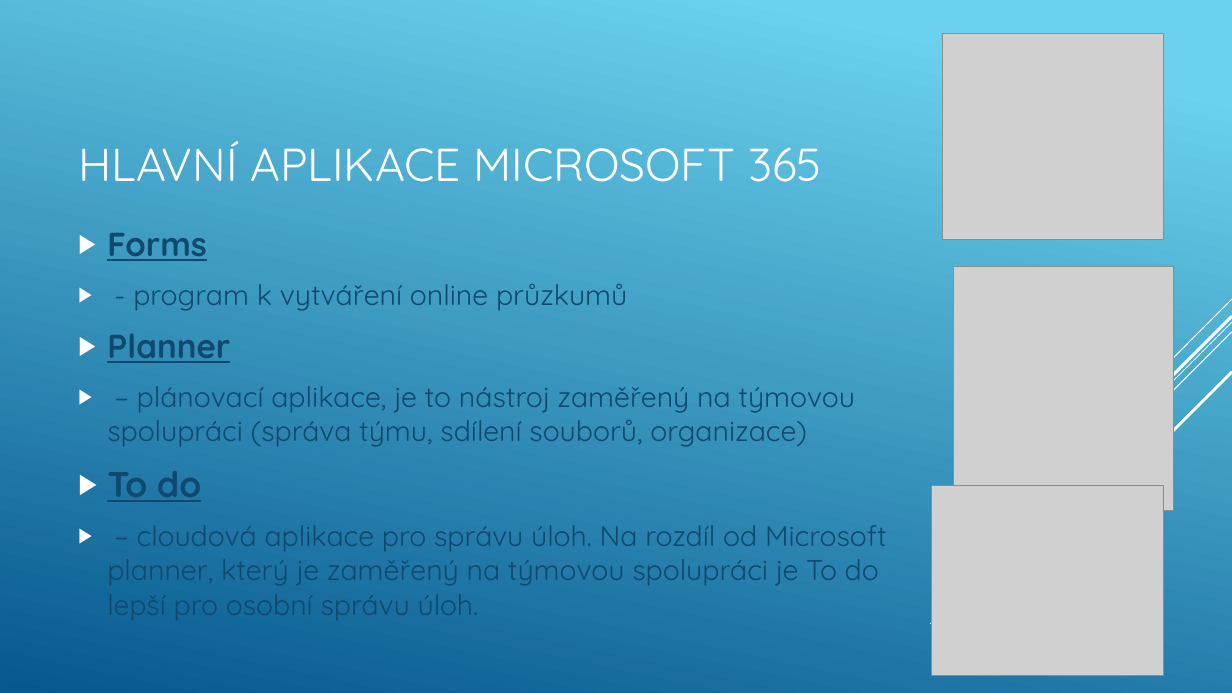
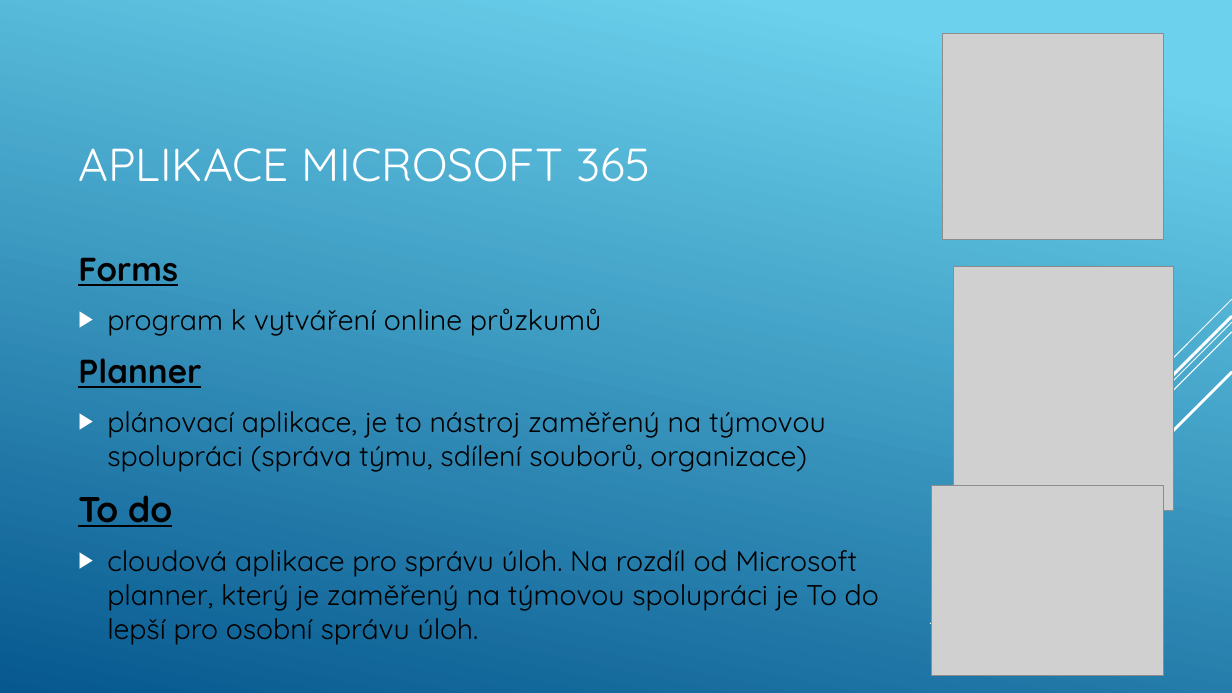
Before and after one commit to machacekadam/Office-365-a-jeho-mo-nosti, a slide deck: slide 16 of Machacek.pptx. Drawn at 1232x693 pixels with LibreOffice and Linux fonts; fonts in the diff are those of the drawing; grey boxes stand for pictures. Boxes give left, top, right and bottom in pixels: in the first picture for what was removed or moved away, otherwise in the second. Text is boxed around its words. In the diff, an @@ line names an element or a change of style, - is before the commit and + after.

```diff
--- a/Machacek.pptx
+++ b/Machacek.pptx
@@ title at (78,147,650,182): text changed @@
-HLAVNÍ APLIKACE MICROSOFT 365
+APLIKACE MICROSOFT 365
@@ text at (78,257,201,527): text colour #0F496F to #000000 in "Forms", "Planner", "To do"; bullet ▶ to none @@
@@ text at (107,308,601,336): text changed; text colour #0F496F to #000000 @@
-▶ - program k vytváření online průzkumů
+▶ program k vytváření online průzkumů
@@ text at (107,411,826,472): text changed; text colour #0F496F to #000000 @@
-▶ – plánovací aplikace, je to nástroj zaměřený na týmovou spolupráci (správa týmu, sdílení souborů, organizace)
+▶ plánovací aplikace, je to nástroj zaměřený na týmovou spolupráci (správa týmu, sdílení souborů, organizace)
@@ text at (107,550,879,645): text changed; text colour #0F496F to #000000 @@
-▶ – cloudová aplikace pro správu úloh. Na rozdíl od Microsoft planner, který je zaměřený na týmovou spolupráci je To do lepší pro osobní správu úloh.
+▶ cloudová aplikace pro správu úloh. Na rozdíl od Microsoft planner, který je zaměřený na týmovou spolupráci je To do lepší pro osobní správu úloh.
```
Also in this commit, not shown: 19 other slides changed.
